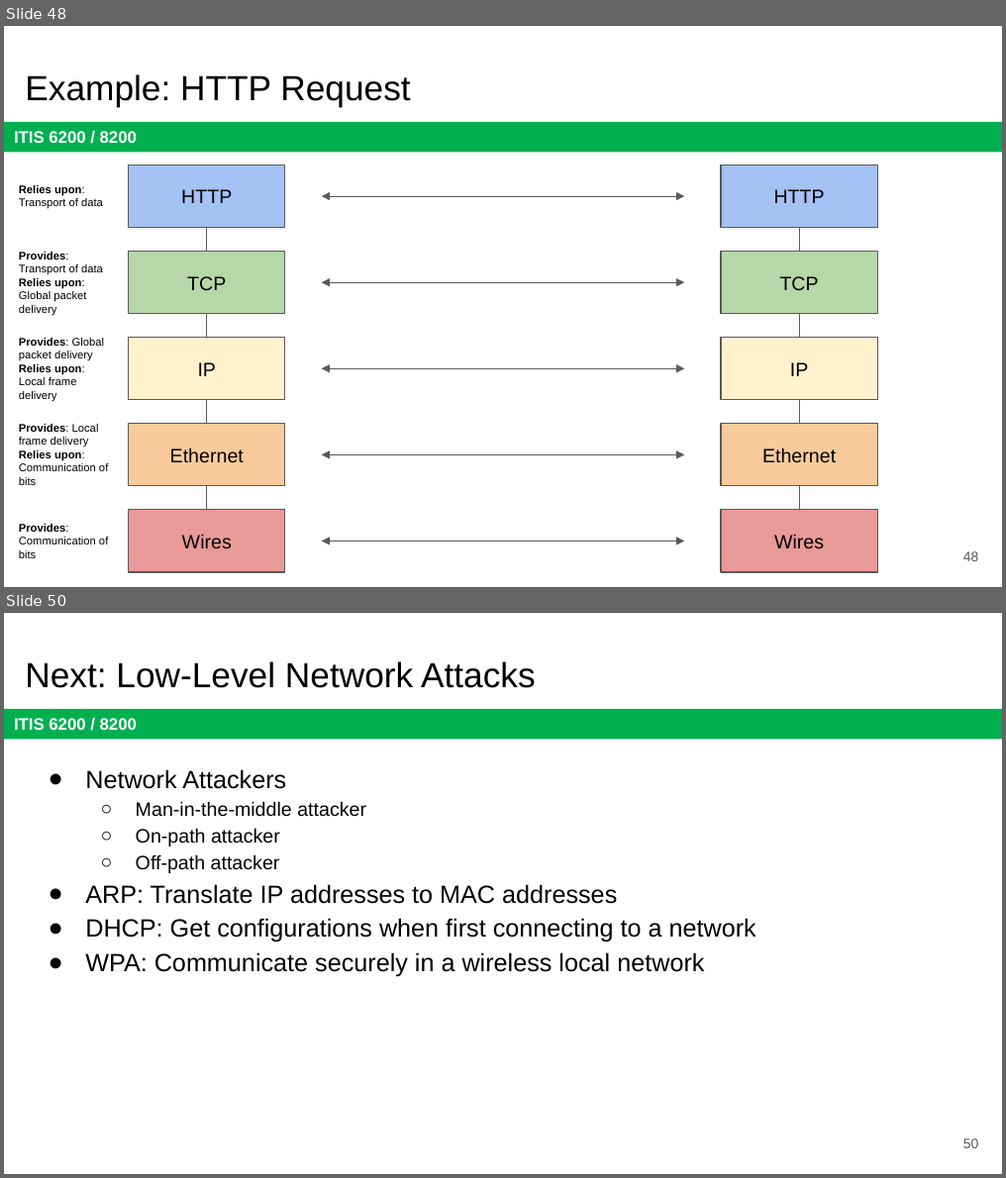
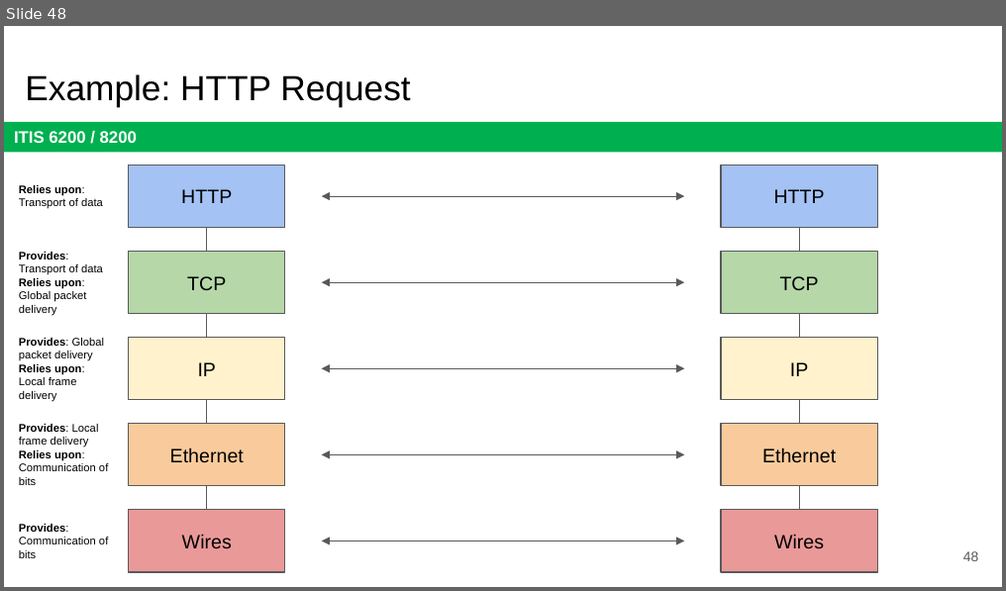
Before and after one commit to jx5c/github.io, a slide deck: teaching/ITIS6200/2023fa/lectures/lec14.pptx. Shown one above the other, each under a label of ours: slides 48 and 50 before the commit, slide 48 after it; the slides between them are not shown. The pictures are 1006x1178 and 1006x591 pixels, drawn with LibreOffice and Linux fonts; fonts in the diff are those of the drawing. Boxes give left, top, right and bottom in pixels: in the first picture for what was removed or moved away, otherwise in the second. Text is boxed around its words. In the diff, an @@ line names an element or a change of style, - is before the commit and + after.

```diff
--- a/teaching/ITIS6200/2023fa/lectures/lec14.pptx
+++ b/teaching/ITIS6200/2023fa/lectures/lec14.pptx
@@ slide 50 removed at [4, 613, 1002, 1174], background #FFFFFF; not listed: 1 template element that a slide beside it also shows @@
@@ title removed at [25, 662, 536, 688] @@
-Next: Low-Level Network Attacks
@@ text removed at [85, 769, 756, 977] @@
-● Network Attackers
-  ○ Man-in-the-middle attacker
-  ○ On-path attacker
-  ○ Off-path attacker
-● ARP: Translate IP addresses to MAC addresses
-● DHCP: Get configurations when first connecting to a network
-● WPA: Communicate securely in a wireless local network
@@ page number removed at [963, 1139, 979, 1149] @@
-50
```
Also in this commit, not shown: 1 slide changed, 23 other slides removed, 8 other files.
